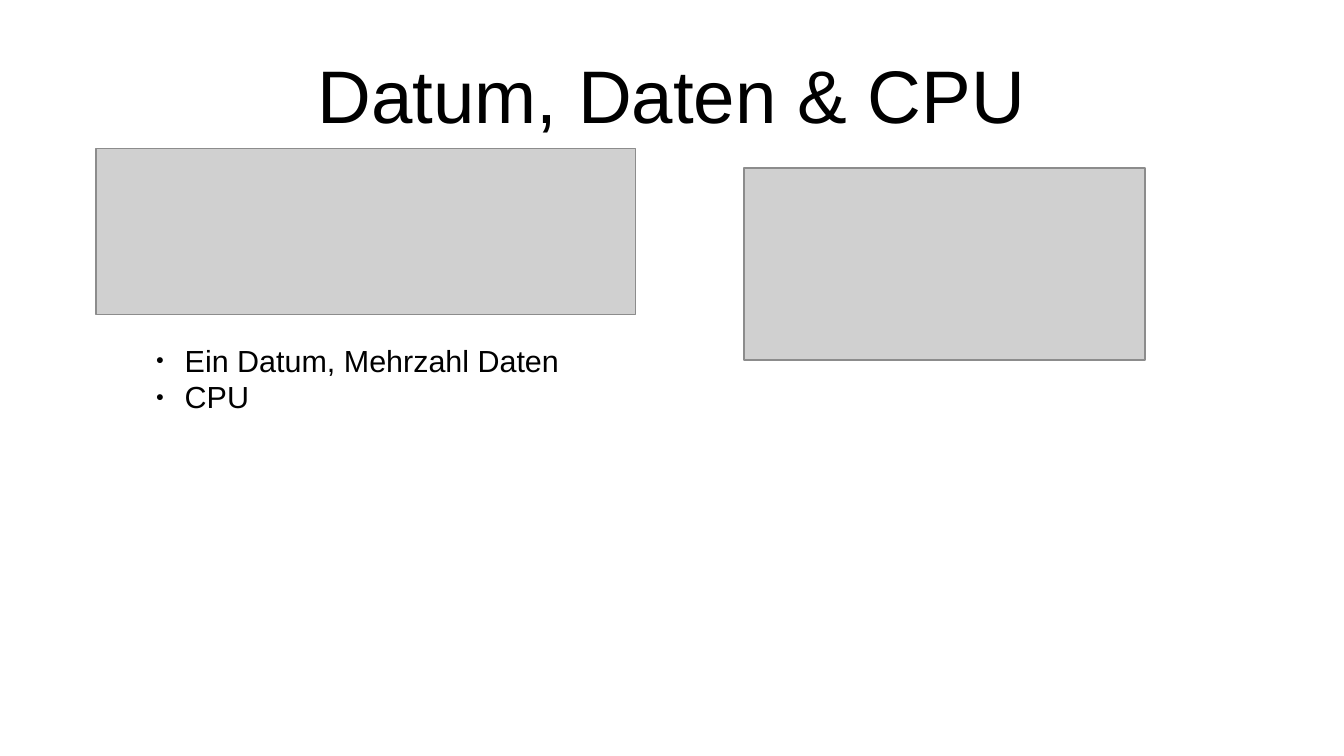
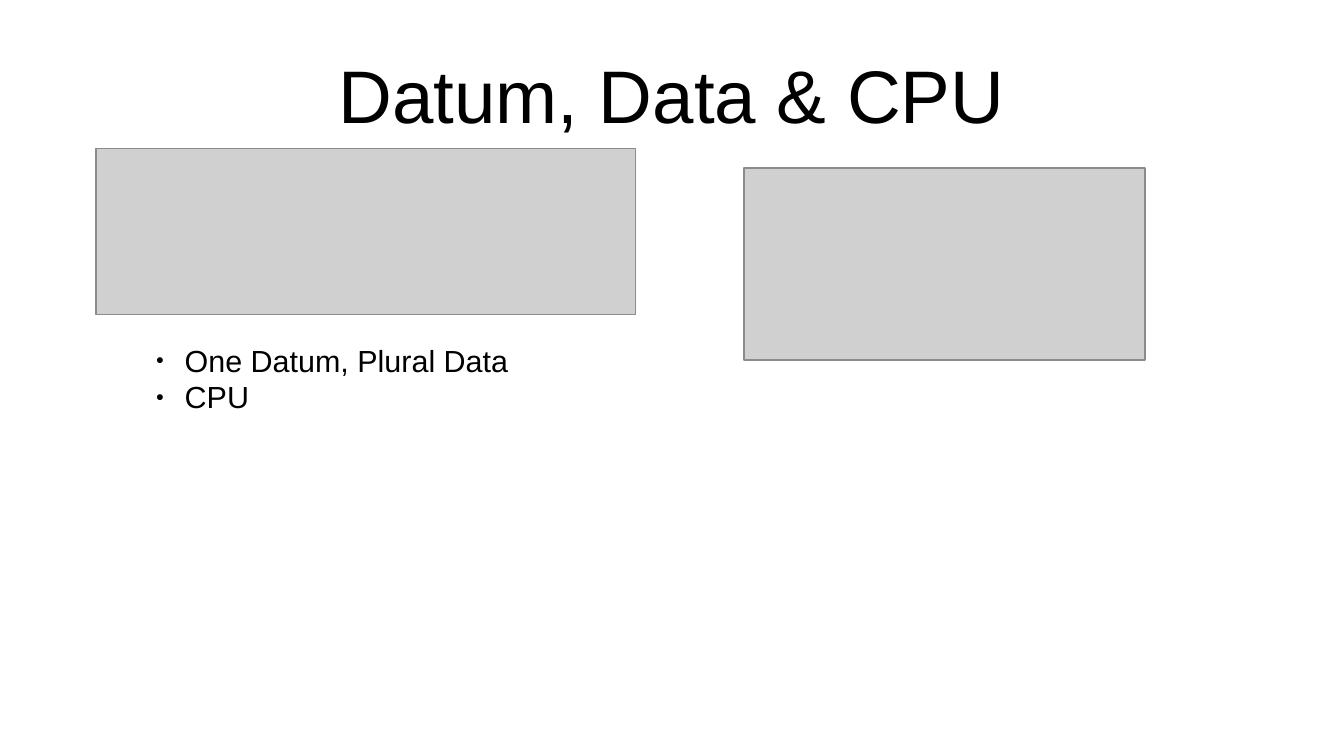
Before and after one commit to sgothel/cpp_basics, a slide deck: slide 1 of doc/Data01.odp. Drawn at 1344x756 pixels with LibreOffice and Linux fonts; fonts in the diff are those of the drawing; grey boxes stand for pictures. Boxes give left, top, right and bottom in pixels: in the first picture for what was removed or moved away, otherwise in the second. Text is boxed around its words. In the diff, an @@ line names an element or a change of style, - is before the commit and + after.

```diff
--- a/doc/Data01.odp
+++ b/doc/Data01.odp
@@ title at box(338, 71, 1004, 133): text changed @@
-Datum, Daten & CPU
+Datum, Data & CPU
@@ text at box(185, 350, 508, 376): text changed @@
-● Ein Datum, Mehrzahl Daten
+● One Datum, Plural Data
```
Also in this commit, not shown: 2 other slides changed, 2 other files.
